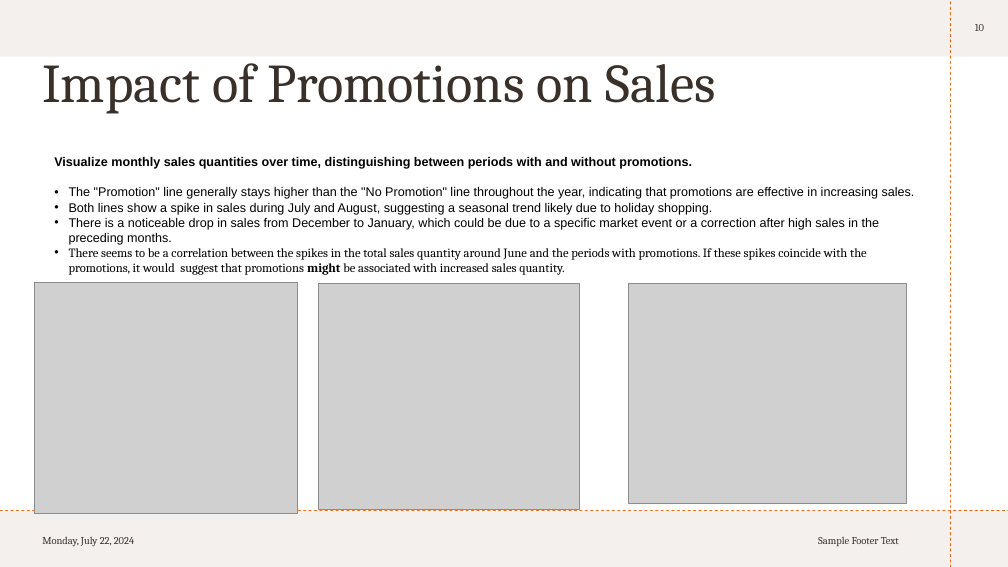
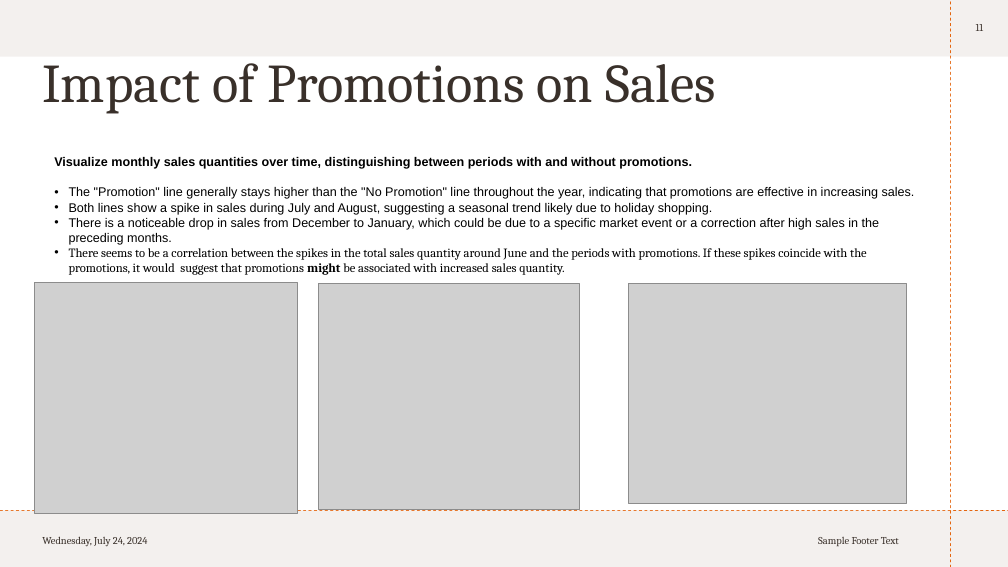
Before and after one commit to KarishmaFernandes/Forecasting-Future-Sales, a slide deck: slide 11 of sales Circly.pptx (slide 10 before the commit). Drawn at 1008x567 pixels with LibreOffice and Linux fonts; fonts in the diff are those of the drawing; grey boxes stand for pictures. Boxes give left, top, right and bottom in pixels: in the first picture for what was removed or moved away, otherwise in the second. Text is boxed around its words. In the diff, an @@ line names an element or a change of style, - is before the commit and + after.

```diff
--- a/sales Circly.pptx
+++ b/sales Circly.pptx
@@ page number at [976,24,984,31]: text changed @@
-10
+11
@@ text at [42,536,147,547]: text changed @@
-Monday, July 22, 2024
+Wednesday, July 24, 2024
```
Also in this commit, not shown: 14 other slides changed, 3 slides added, 1 slide removed.
